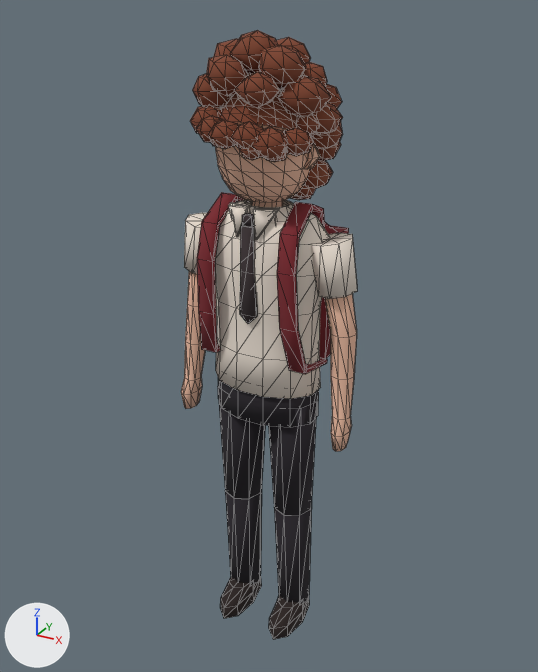
An edit to the glTF model src/drafts/aps-godot/models/lance.glb, drawn before and after from the same camera.
One viewpoint serves both versions: a 50 mm camera at (1.0, -1.8, 1.948) aimed at (-0.021, 0.056, 1.02). Lighting does not change. The marker at lower left points along +X, +Y and +Z. The older version comes first. Mesh edges are drawn as thin lines. Vertices at exactly the same position are counted once.

The first picture shows 'Body', 'Hair', 'Head'.
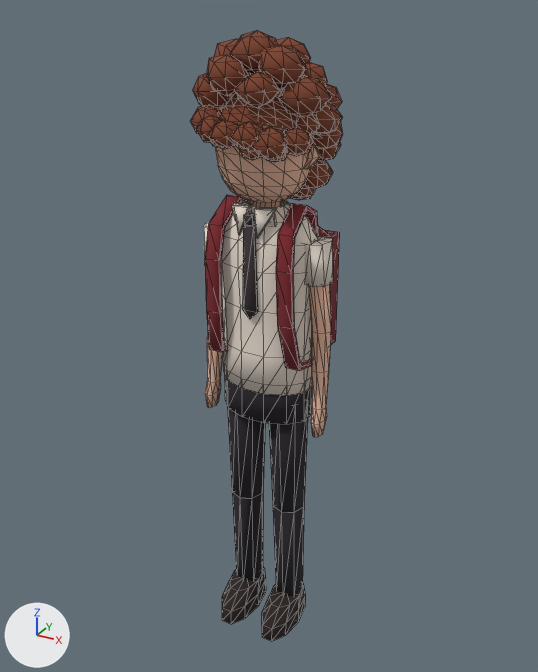
Location of each change, [x1, y1, x2, y2] in pixels of the pictures (538 x 672 px; the box of a moved part takes in the faces that stretch with it):
'Body', reshaped (23% narrower): before [181, 193, 357, 640]; after [204, 195, 340, 641]
part 1 of me_body, moved or reshaped: before [228, 203, 251, 219]; after [232, 203, 253, 221]
part 2 of me_body, moved or reshaped: before [231, 202, 247, 237]; after [234, 202, 248, 236]
part 3 of me_body, moved or reshaped: before [254, 207, 277, 225]; after [255, 206, 277, 226]
part 4 of me_body, moved or reshaped: before [253, 208, 280, 240]; after [254, 208, 277, 238]
part 5 of me_body, moved or reshaped: before [242, 213, 254, 227]; after [244, 213, 255, 226]
part 6 of me_body, moved or reshaped: before [240, 225, 257, 323]; after [243, 225, 258, 319]
part 7 of me_body, added (red): after [311, 230, 340, 354]
part 8 of me_body, rebuilt: before [181, 271, 205, 409]; after [205, 303, 224, 408]
part 9 of me_body, rebuilt (29% narrower): before [324, 294, 357, 451]; after [308, 284, 331, 437]
part 10 of me_body, rebuilt (17% narrower): before [218, 385, 265, 584]; after [226, 387, 265, 580]
part 11 of me_body, rebuilt: before [269, 400, 317, 603]; after [269, 418, 308, 596]
part 12 of me_body, rebuilt (9% narrower): before [197, 193, 249, 352]; after [205, 195, 252, 352]
part 13 of me_body, rebuilt (16% narrower): before [277, 202, 327, 374]; after [276, 203, 318, 371]
part 14 of me_body, rebuilt: before [269, 595, 310, 640]; after [262, 583, 306, 641]
part 15 of me_body, rebuilt: before [220, 575, 262, 618]; after [222, 567, 266, 624]
part 16 of me_body, rebuilt (mostly hidden): before [324, 221, 338, 234]; after [318, 226, 330, 237]
part 17 of me_body, added (mostly hidden): after [204, 222, 209, 265]
part 18 of me_body, added (pale yellow): after [304, 236, 333, 287]
part 19 of me_body, moved or reshaped: before [184, 200, 357, 427]; after [221, 200, 317, 424]

The change, as a diff of the scene's bpy script:
```diff
--- a/src/drafts/aps-godot/models/lance.glb.py
+++ b/src/drafts/aps-godot/models/lance.glb.py
@@ me_body @@
-me_body.from_pydata(...)  # 509 vertices, 928 faces; spans x -0.293..0.293, y -0.132..0.27, z 0.0..1.466
+me_body.from_pydata(...)  # 517 vertices, 948 faces; spans x -0.21..0.21, y -0.142..0.25, z 0.0..1.461
+# me_body part 1: the loose piece of 8 vertices spanning x -0.07..-0.01, y -0.086..-0.058, z 1.407..1.459 is scaled about its middle by (0.9, 1, 1), then moved by (0.004, 0.006, 0.0)
+# me_body part 2: the loose piece of 6 vertices spanning x -0.075..-0.01, y -0.114..-0.06, z 1.375..1.458 is scaled about its middle by (0.859, 0.917, 0.963), then moved by (0.004, 0.006, 0.001)
+# me_body part 3: the loose piece of 8 vertices spanning x 0.01..0.07, y -0.086..-0.058, z 1.407..1.459 is scaled about its middle by (0.9, 1, 1), then moved by (-0.004, 0.006, 0.0)
+# me_body part 4: the loose piece of 6 vertices spanning x 0.01..0.075, y -0.114..-0.06, z 1.375..1.458 is scaled about its middle by (0.859, 0.917, 0.963), then moved by (-0.004, 0.006, 0.001)
+# me_body part 5: the loose piece of 8 vertices spanning x -0.015..0.015, y -0.106..-0.086, z 1.41..1.44 is moved by (0.0, 0.008, 0.0)
+# me_body part 6: the loose piece of 10 vertices spanning x -0.026..0.026, y -0.11..-0.098, z 1.125..1.41 is scaled about its middle by (0.886, 0.807, 0.961), then moved by (0.0, 0.009, 0.005)
+# me_body part 7: a new loose piece, a box spanning x -0.13..0.13, y 0.095..0.225, z 0.97..1.33, in mat_bag (red #7e2830)
+# me_body part 8: the loose piece of 50 vertices spanning x -0.293..-0.17, y -0.071..0.051, z 0.755..1.294 is rebuilt with 50 vertices and now spans x -0.21..-0.13, y -0.052..0.037, z 0.772..1.299
+# me_body part 9: the loose piece of 50 vertices spanning x 0.17..0.293, y -0.071..0.051, z 0.755..1.294 is rebuilt with 50 vertices and now spans x 0.13..0.21, y -0.052..0.037, z 0.772..1.299
+# me_body part 10: the loose piece of 33 vertices spanning x -0.17..-0.006, y -0.076..0.088, z 0.068..0.861 is rebuilt with 31 vertices and now spans x -0.14..-0.008, y -0.06..0.072, z 0.079..0.861
+# me_body part 11: the loose piece of 33 vertices spanning x 0.006..0.17, y -0.076..0.088, z 0.068..0.861 is rebuilt with 31 vertices and now spans x 0.008..0.14, y -0.06..0.072, z 0.079..0.861
+# me_body part 12: the loose piece of 32 vertices spanning x -0.176..-0.079, y -0.126..0.123, z 0.971..1.466 is rebuilt with 32 vertices and now spans x -0.155..-0.069, y -0.111..0.113, z 0.972..1.461
+# me_body part 13: the loose piece of 32 vertices spanning x 0.079..0.176, y -0.126..0.123, z 0.971..1.466 is rebuilt with 32 vertices and now spans x 0.069..0.155, y -0.111..0.113, z 0.972..1.461
+# me_body part 14: the loose piece of 26 vertices spanning x 0.046..0.15, y -0.132..0.108, z 0.0..0.085 is rebuilt with 32 vertices and now spans x 0.022..0.138, y -0.142..0.102, z 0.0..0.1
+# me_body part 15: the loose piece of 26 vertices spanning x -0.15..-0.046, y -0.132..0.108, z 0.0..0.085 is rebuilt with 32 vertices and now spans x -0.138..-0.022, y -0.142..0.102, z 0.0..0.1
+# me_body part 16: the loose piece of 18 vertices spanning x -0.15..0.15, y 0.105..0.245, z 1.34..1.37 is rebuilt with 18 vertices and now spans x -0.13..0.13, y 0.095..0.225, z 1.33..1.36
+# me_body part 17: a new loose piece of 18 vertices spanning x -0.21..-0.112, y -0.046..0.047, z 1.243..1.368, in mat_shirt (pale yellow #efe4d7)
+# me_body part 18: a new loose piece of 18 vertices spanning x 0.112..0.21, y -0.046..0.047, z 1.243..1.368, in mat_shirt (pale yellow #efe4d7)
+# me_body part 19: 152 vertices removed from x -0.282..0.282, y -0.108..0.245, z 0.8..1.452; 108 vertices added at x -0.155..0.155, y -0.091..0.097, z 0.8..1.452
+# other edits to the shape of me_body do not show in these pictures
 me_body.materials.append(mat_shirt)
```
